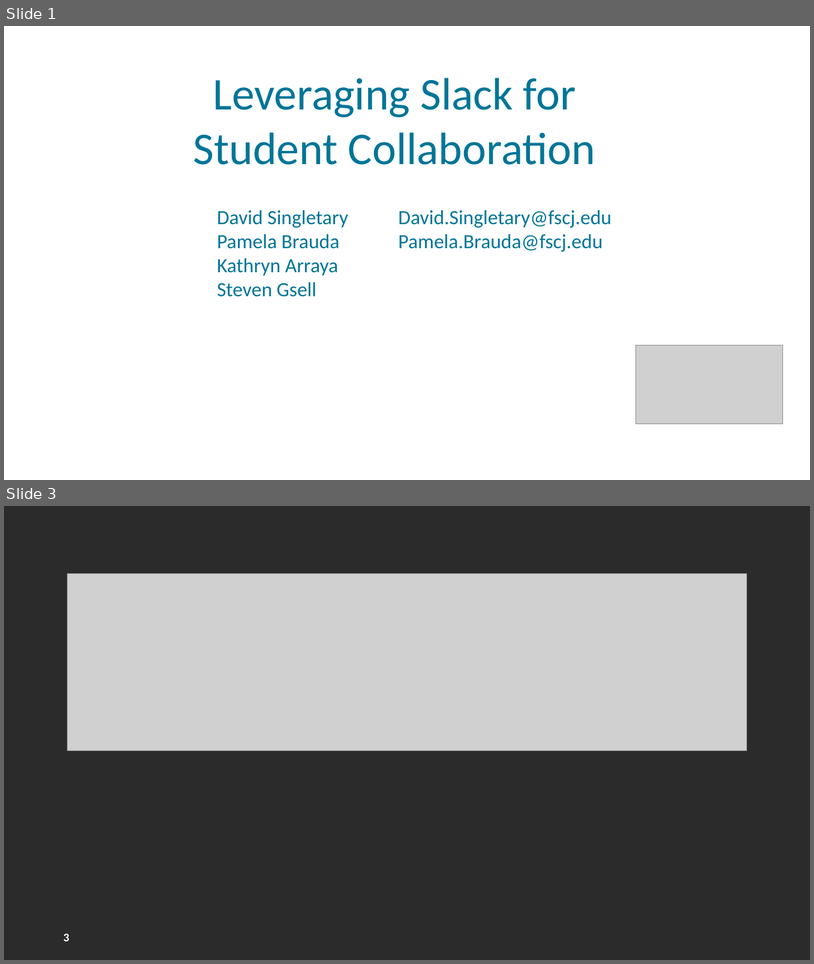
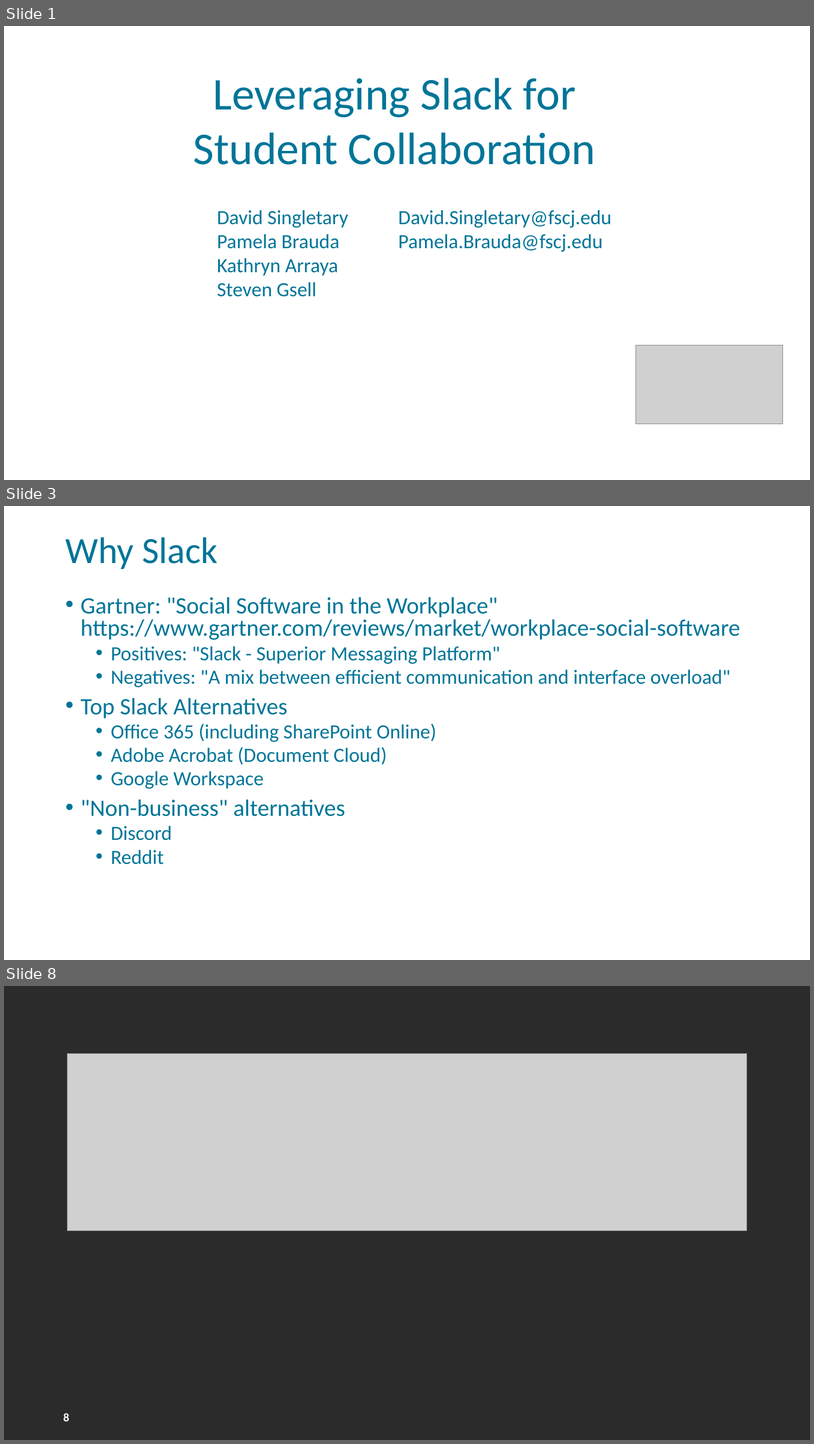
Before and after one commit to FSCJ-FacultyDev/HITEC2024, a slide deck: LeveragingSlackForStudentCollaboration.pptx. Shown one above the other, each under a label of ours: slides 1 and 3 before the commit, slides 1, 3 and 8 after it; the slides between them are not shown. The pictures are 814x964 and 814x1444 pixels, drawn with LibreOffice and Linux fonts; fonts in the diff are those of the drawing; grey boxes stand for pictures; background and template pictures are left out; a plain dark background stands for a picture behind light text. Boxes give left, top, right and bottom in pixels: in the first picture for what was removed or moved away, otherwise in the second. Text is boxed around its words. In the diff, an @@ line names an element or a change of style, - is before the commit and + after.

```diff
--- a/LeveragingSlackForStudentCollaboration.pptx
+++ b/LeveragingSlackForStudentCollaboration.pptx
@@ slide 3 added at (4, 506, 810, 960), background picture (left out); not listed: 1 template element that a slide beside it also shows @@
@@ title added at (65, 537, 218, 569), 44 pt, text #007598 @@
+Why Slack
@@ text added at (81, 597, 741, 864), 24 pt, text #007598 @@
+• Gartner: "Social Software in the Workplace" https://www.gartner.com/reviews/market/workplace-social-software
+  • Positives: "Slack - Superior Messaging Platform"
+  • Negatives: "A mix between efficient communication and interface overload"
+• Top Slack Alternatives
+  • Office 365 (including SharePoint Online)
+  • Adobe Acrobat (Document Cloud)
+  • Google Workspace
+• "Non-business" alternatives
+  • Discord
+  • Reddit
@@ what was slide 3 is now slide 8 @@
@@ page number at (63, 1413, 69, 1421): text changed @@
-3
+8
```
Also in this commit, not shown: 1 slide changed, 4 other slides added.
